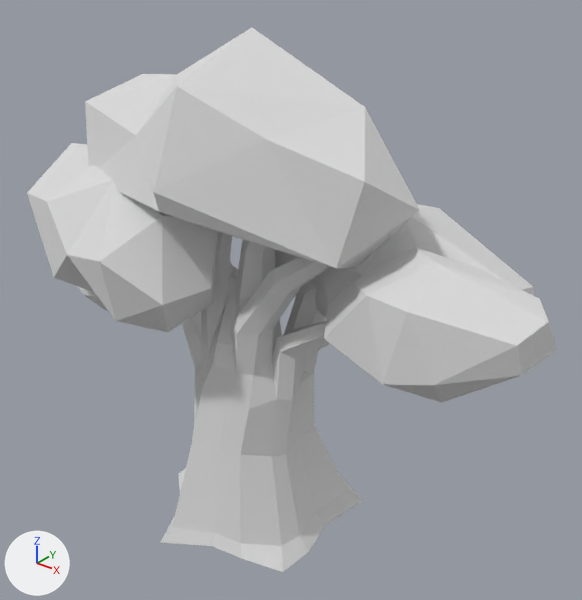
An edit to the glTF model models/ultimate-pack/low-poly-10/m/nature-tree-baobab.glb, drawn before and after from the same camera.
Before and after are seen from a 50 mm lens placed at (6.03, -6.61, 7.52), pointed at (0.38, 0.45, 3.14). The axes (+X, +Y, +Z) are drawn at lower left. The lights are the same throughout. The picture after the commit comes second. Where no turn or scale is listed for an object, it has been applied to the vertices.

Names of what the first picture shows: 'tree-baobab'.
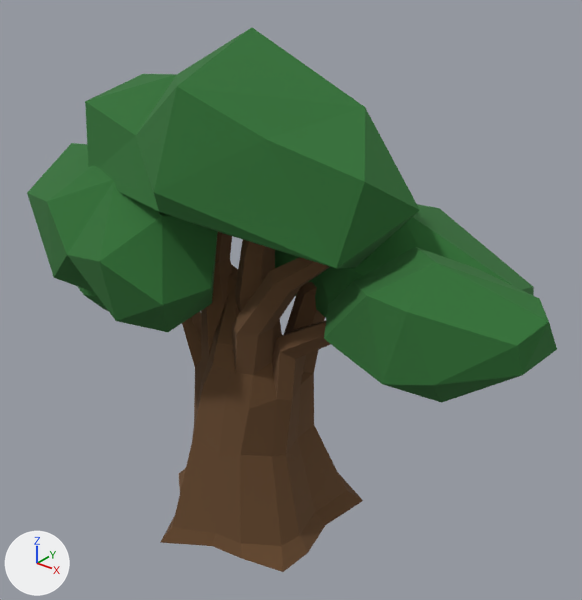
Boxes [x1, y1, x2, y2] around the edits, measured in the pictures (582 x 600 px):
```json
{"object": "tree-baobab", "change": "recoloured", "before": [27, 28, 557, 572], "after": [27, 28, 557, 572], "on screen": "darker"}
```

Scene script edits in JSON lines:
```json
{"op": "set", "path": "mat_35_green_medium.base_color", "old": "(0.8, 0.8, 0.8)", "new": "(0.0296, 0.165, 0.0356)", "note": "white #e7e7e7 -> dark green #307135"}
{"op": "set", "path": "mat_10_brown_dark.base_color", "old": "(0.8, 0.8, 0.8)", "new": "(0.136, 0.0666, 0.0262)", "note": "white #e7e7e7 -> brown #67492d"}
```
